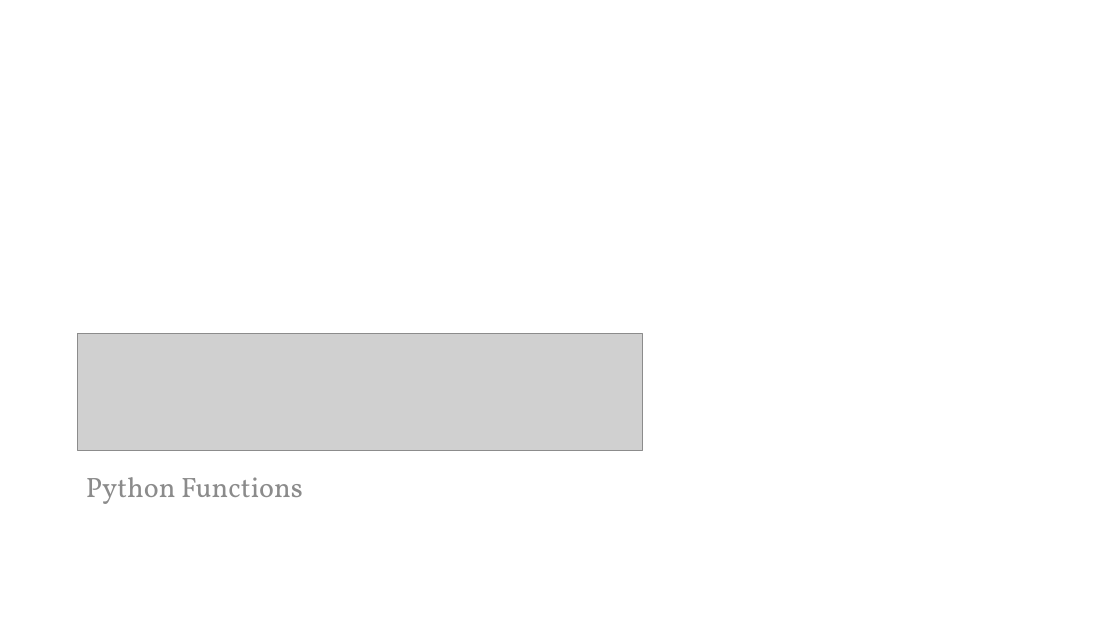
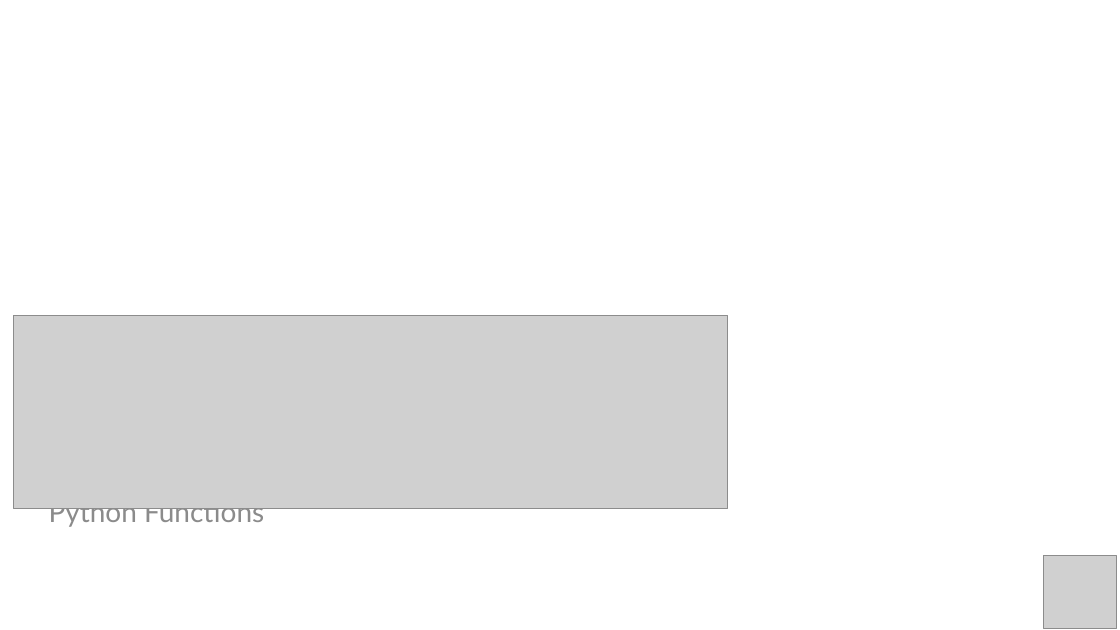
Before and after one commit to PracticumAI/python, a slide deck: slide 1 of presentations/03_functions.pptx. Drawn at 1120x630 pixels with LibreOffice and Linux fonts; fonts in the diff are those of the drawing; grey boxes stand for pictures. Boxes give left, top, right and bottom in pixels: in the first picture for what was removed or moved away, otherwise in the second. Text is boxed around its words. In the diff, an @@ line names an element or a change of style, - is before the commit and + after.

Commit message:
Updated README w/CITT Canvas content & updated functions.pptx to new visual standard.

```diff
--- a/presentations/03_functions.pptx
+++ b/presentations/03_functions.pptx
@@ picture added at (x1=13, y1=315, x2=728, y2=509) @@
@@ picture removed at (x1=77, y1=334, x2=643, y2=450) @@
@@ text "Python Functions" moved from (x1=86, y1=477, x2=303, y2=504) to (x1=49, y1=508, x2=264, y2=528) @@
@@ text "Python Functions" at (x1=49, y1=508, x2=264, y2=528): font Vollkorn to Lato @@
@@ picture added at (x1=1044, y1=556, x2=1117, y2=628) @@
```
Also in this commit, not shown: 16 other slides changed, 1 other file.
